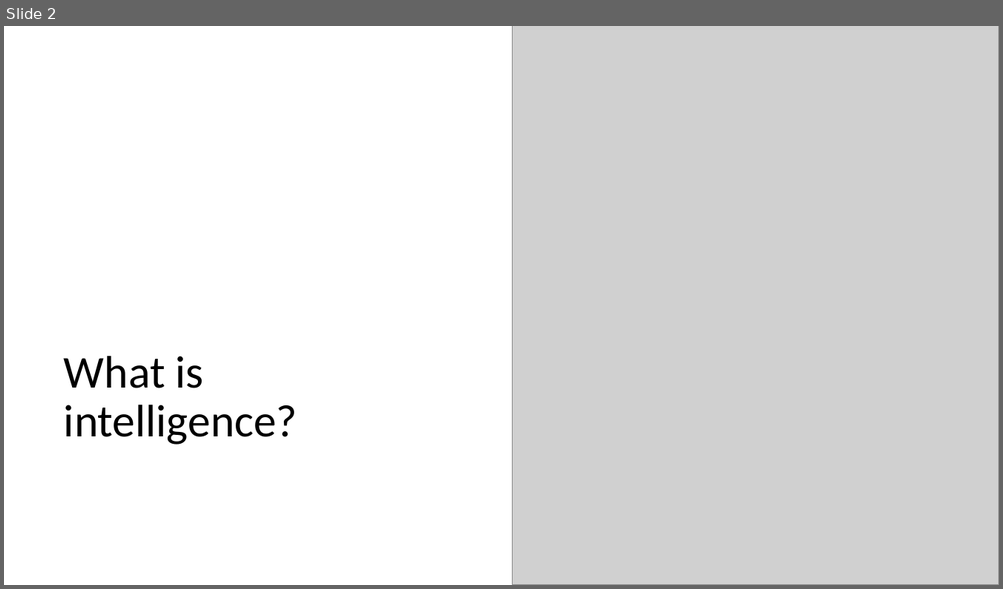
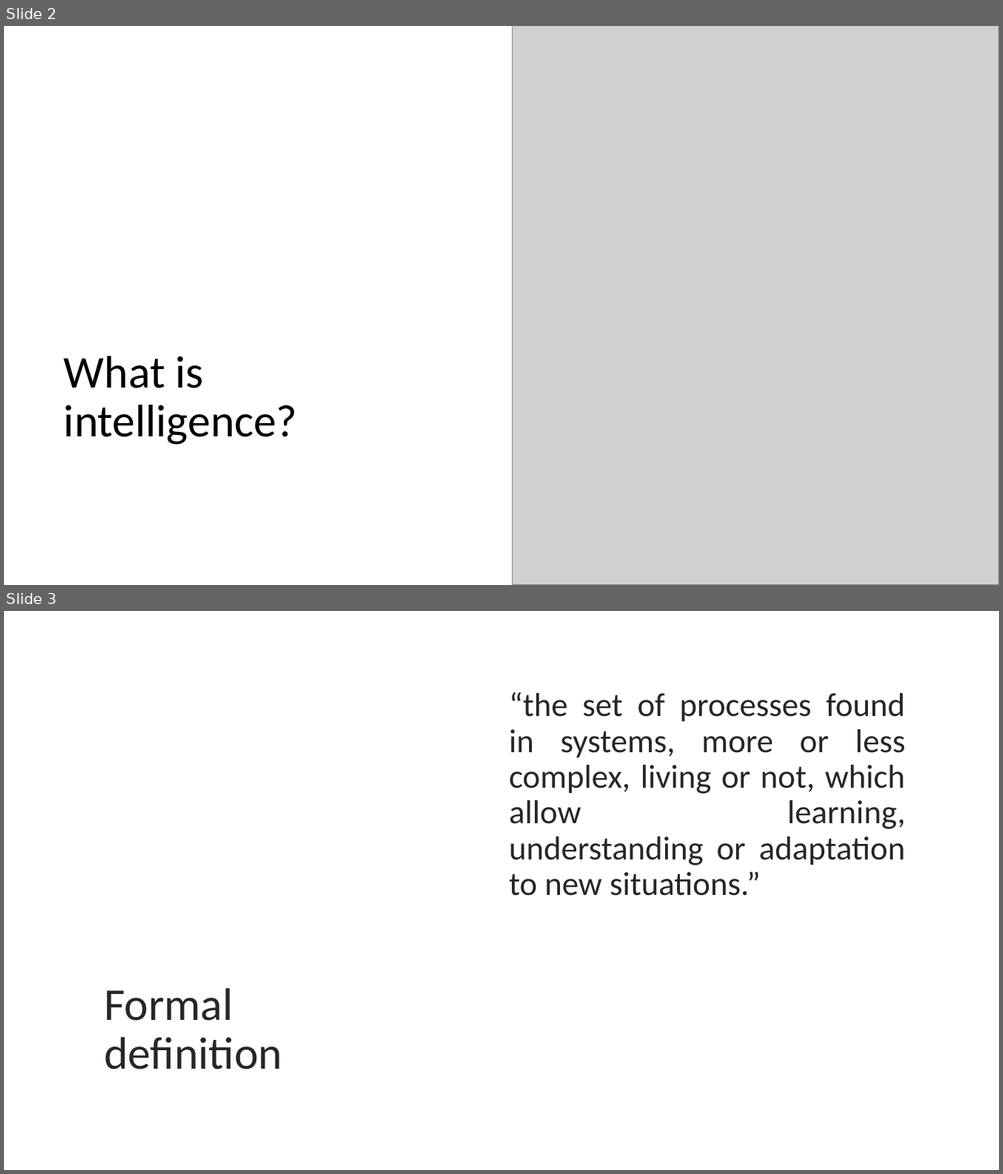
Before and after one commit to PRF-Development/DataAnalysisExtras, a slide deck: WhatIsArtificialIntelligence.pptx. Shown one above the other, each under a label of ours: slide 2 before the commit, slides 2 and 3 after it. The pictures are 1003x589 and 1003x1174 pixels, drawn with LibreOffice and Linux fonts; fonts in the diff are those of the drawing; grey boxes stand for pictures. Boxes give left, top, right and bottom in pixels: in the first picture for what was removed or moved away, otherwise in the second. Text is boxed around its words. In the diff, an @@ line names an element or a change of style, - is before the commit and + after.

Commit message:
formal def

```diff
--- a/WhatIsArtificialIntelligence.pptx
+++ b/WhatIsArtificialIntelligence.pptx
@@ slide 3 added at (4, 611, 999, 1170), background #FFFFFF @@
@@ text added at (509, 692, 905, 896), 32 pt, text #262626 @@
+“the set of processes found in systems, more or less complex, living or not, which allow learning, understanding or adaptation to new situations.”
@@ title added at (104, 988, 282, 1070), 44 pt, text #262626 @@
+Formal
+definition
```
